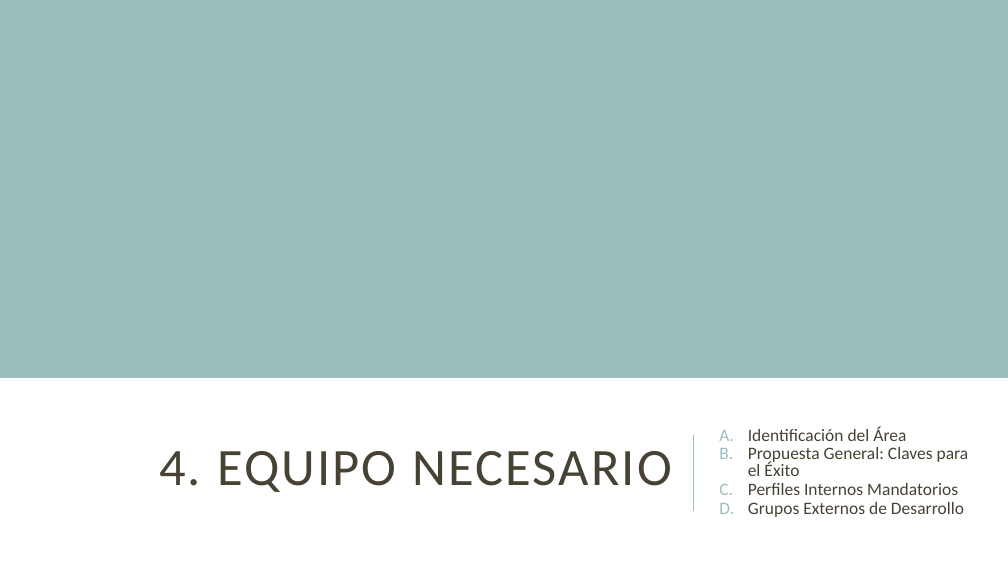
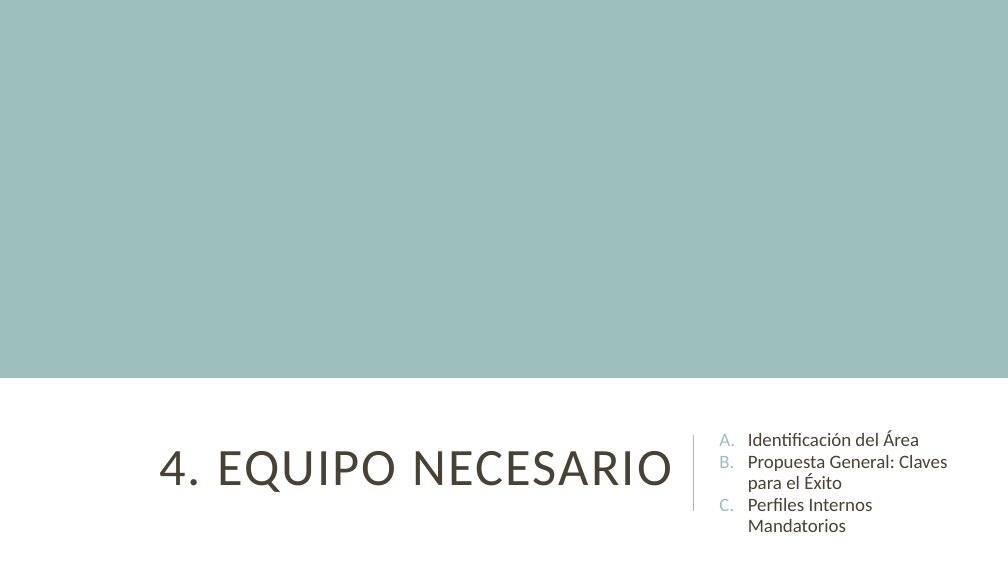
Before and after one commit to jsrxar/dge, a slide deck: slide 32 of 1-general/1-presentaciones/planificacion-control-presentacion-v2.pptx (slide 26 before the commit). Drawn at 1008x567 pixels with LibreOffice and Linux fonts; fonts in the diff are those of the drawing. Boxes give left, top, right and bottom in pixels: in the first picture for what was removed or moved away, otherwise in the second. Text is boxed around its words. In the diff, an @@ line names an element or a change of style, - is before the commit and + after.

```diff
--- a/1-general/1-presentaciones/planificacion-control-presentacion-v2.pptx
+++ b/1-general/1-presentaciones/planificacion-control-presentacion-v2.pptx
@@ subtitle "Identificación del Área" at box(748, 430, 947, 532): size 16.6 to 18 pt; line spacing 0.8 to 0.9 @@
@@ subtitle at box(748, 502, 964, 517): paragraph removed @@
-D. Grupos Externos de Desarrollo
```
Also in this commit, not shown: 17 other slides changed, 6 slides added.
